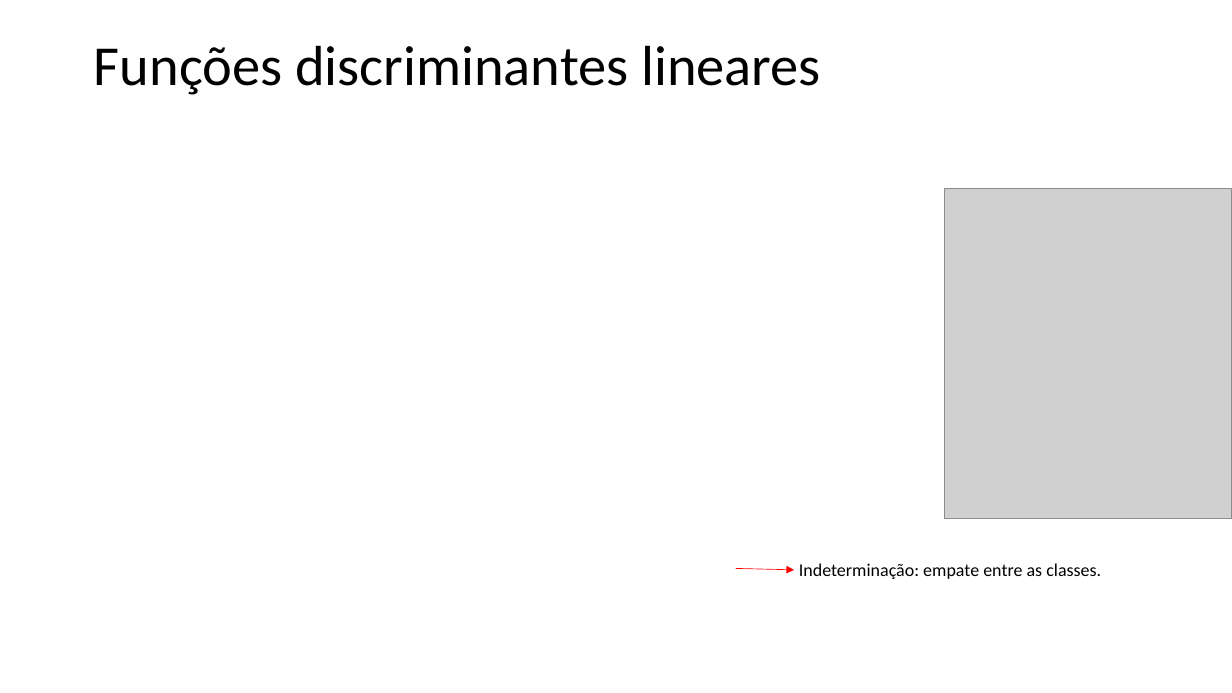
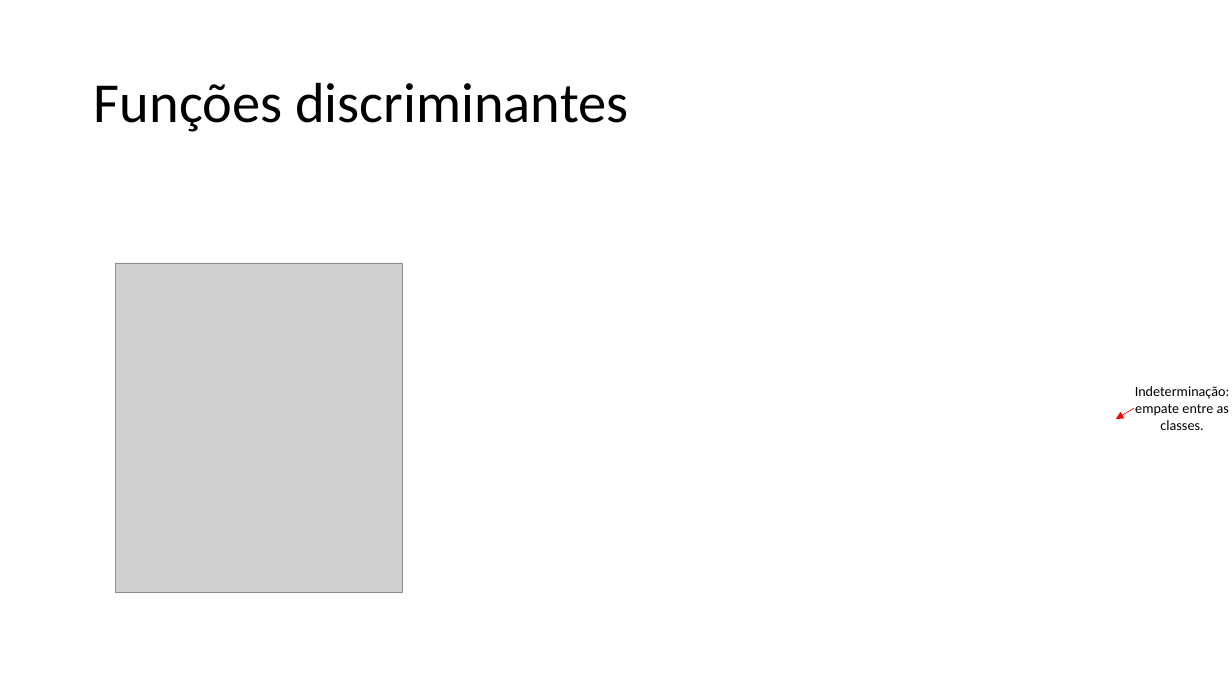
Before and after one commit to zz4fap/t320_aprendizado_de_maquina, a slide deck: slide 19 of slides/T320_Classificação (Parte I).pptx (slide 17 before the commit). Drawn at 1232x693 pixels with LibreOffice and Linux fonts; fonts in the diff are those of the drawing; grey boxes stand for pictures. Boxes give left, top, right and bottom in pixels: in the first picture for what was removed or moved away, otherwise in the second. Text is boxed around its words. In the diff, an @@ line names an element or a change of style, - is before the commit and + after.

```diff
--- a/slides/T320_Classificação (Parte I).pptx
+++ b/slides/T320_Classificação (Parte I).pptx
@@ title at (x1=94, y1=82, x2=628, y2=132): text changed @@
-Funções discriminantes lineares
+Funções discriminantes
@@ picture moved from (x1=945, y1=189, x2=1232, y2=518) to (x1=116, y1=263, x2=403, y2=593) @@
@@ text "Indeterminação: empate entre as classes." moved from (x1=799, y1=563, x2=1101, y2=579) to (x1=1135, y1=386, x2=1230, y2=430) @@
@@ text "Indeterminação: empate entre as classes." at (x1=1135, y1=386, x2=1230, y2=430): size 14 to 11 pt @@
@@ arrow added from (1134, 409) to (1116, 419), #FF0000 0.5 pt @@
@@ arrow removed from (736, 568) to (794, 570) @@
```
Also in this commit, not shown: 6 other slides changed, 4 slides added, 3 other files.
